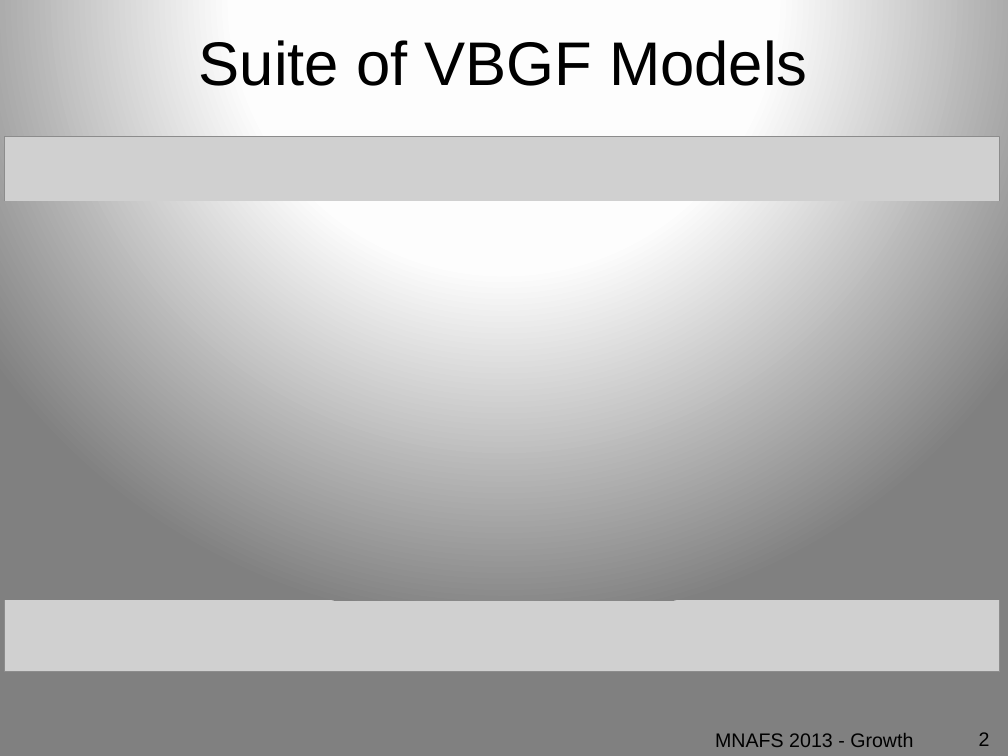
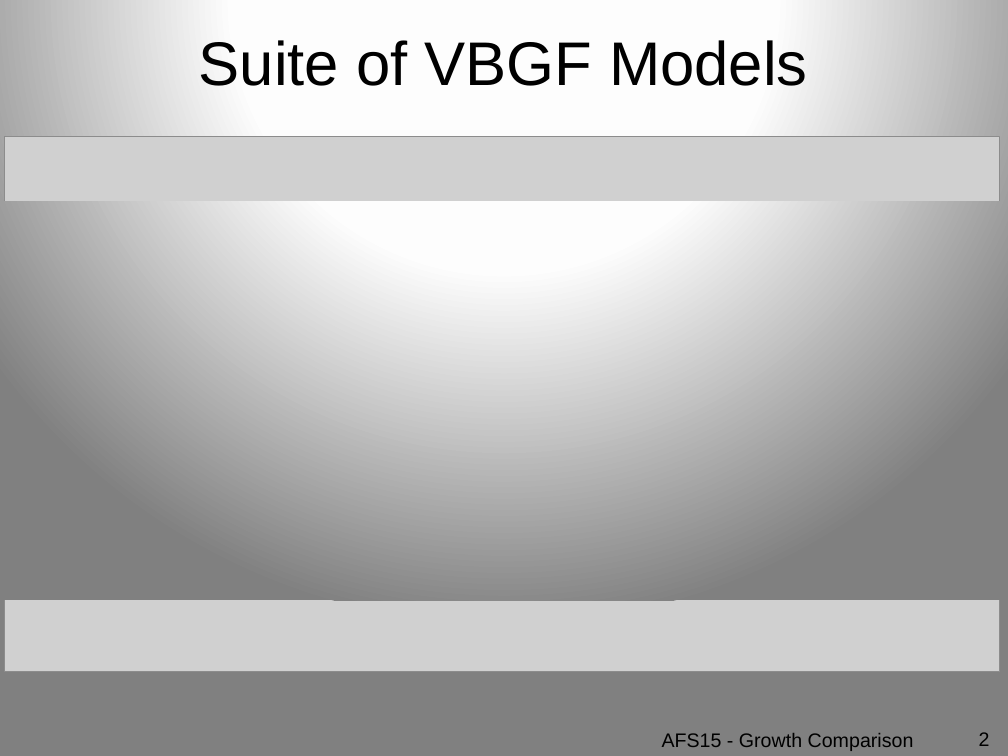
Before and after one commit to droglenc/AFSPortland2015, a slide deck: slide 2 of Slides/05_Growth_Comparison.pptx. Drawn at 1008x756 pixels with LibreOffice and Linux fonts; fonts in the diff are those of the drawing; grey boxes stand for pictures. Boxes give left, top, right and bottom in pixels: in the first picture for what was removed or moved away, otherwise in the second. Text is boxed around its words. In the diff, an @@ line names an element or a change of style, - is before the commit and + after.

Commit message:
Modified GrowthComparisons

```diff
--- a/Slides/05_Growth_Comparison.pptx
+++ b/Slides/05_Growth_Comparison.pptx
@@ text at box(662, 733, 914, 751): text changed @@
-MNAFS 2013 - Growth
+AFS15 - Growth Comparison
```
Also in this commit, not shown: 4 other slides changed, 5 other files.
